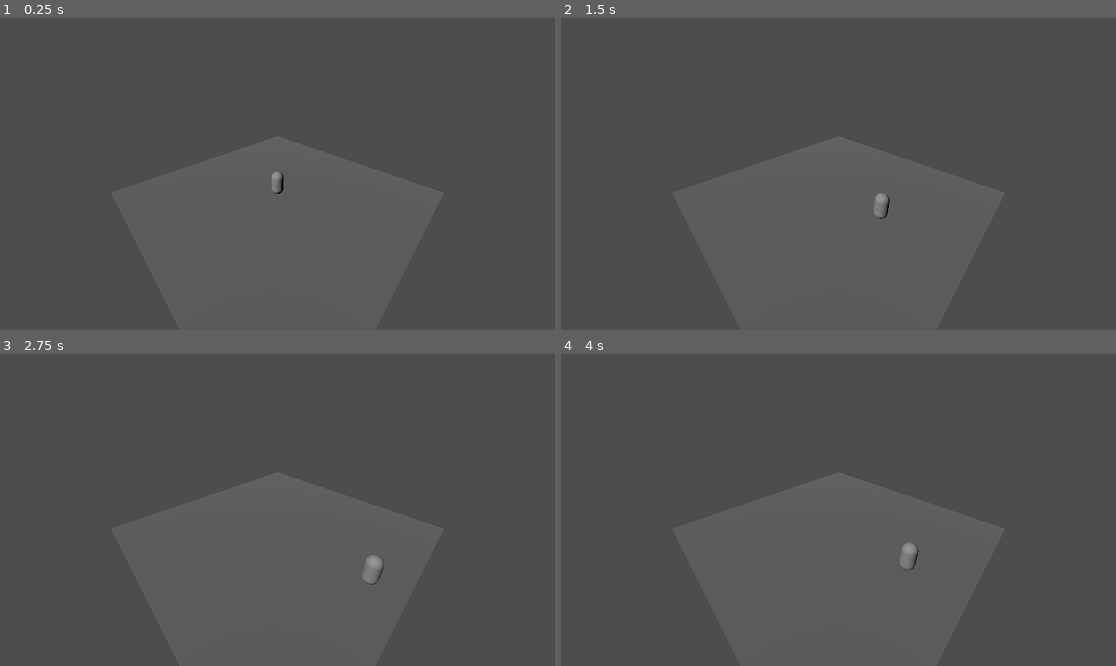
Above: before the commit, frames 1-4 (two rows, left to right).
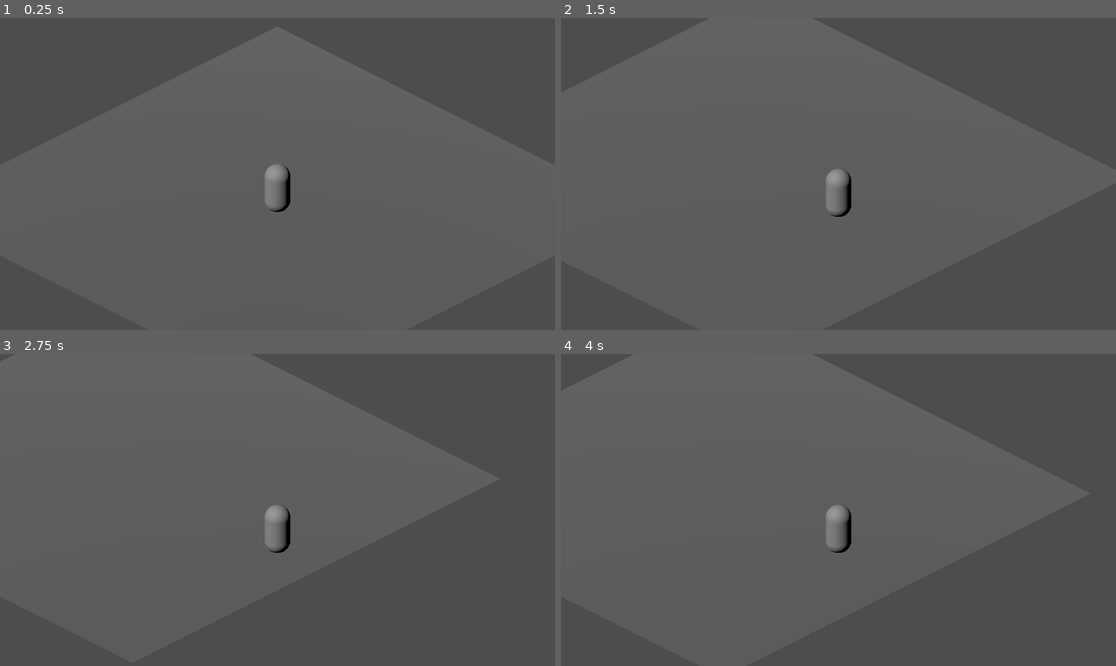
Above: after the commit, the same moments.

Repository: csonger98/ashesofasterion
Game: Godot game, scene res://scenes/test/MovementSandbox.tscn
Two runs of this game, one before a commit and one after it. Both use one fixed random seed, a clock stepped at 60 frames per second and the inputs below.
Inputs (mouse positions are in pixels of both pictures, inside the frame that each line leads up to):
- Up to frame 1 (0.25 s): no input
- Up to frame 2 (1.5 s): tap Enter at 0.5 s; move the mouse to (960, 158) at 0.52 s; hold D (move_right) 0.53-1.25 s; hold Shift 0.53-1.25 s; click (960, 158) at 0.67 s; drag from (727, 189) to (810, 236) at 1.27 s
- Up to frame 3 (2.75 s): tap Space at 2 s; move the mouse to (333, 441) at 2.02 s; hold D (move_right) from 2.03 s (still down); tap Ctrl at 2.1 s
- Up to frame 4 (4 s): release D (move_right) at 2.75 s; drag from (810, 572) to (672, 463) at 2.77 s; tap Enter at 3.5 s; move the mouse to (1005, 556) at 3.52 s; hold A (move_left) from 3.53 s (still down); tap Alt at 3.6 s

The runs differ from the first frame. In frame 1, 0.4% of the frame differs, in the area x 47-53%, y 46-63%; in frame 2, 0.5%; in frame 3, 0.7%, in the area x 47-70%, y 48-74%; in frame 4, 0.6%.

Commit message:
feat(camera): iso orthographic camera with lerp-follow

Diff:
--- a/scenes/actors/Player.tscn
+++ b/scenes/actors/Player.tscn
@@ -1,6 +1,7 @@
-[gd_scene load_steps=4 format=3]
+[gd_scene load_steps=5 format=3]
 
 [ext_resource type="Script" path="res://scripts/actor/PlayerActor.gd" id="1_player_script"]
+[ext_resource type="Script" path="res://scripts/camera/IsoCamera.gd" id="2_iso_camera"]
 
 [sub_resource type="CapsuleMesh" id="CapsuleMesh_player"]
 
@@ -16,3 +17,7 @@
 [node name="Collision" type="CollisionShape3D" parent="."]
 transform = Transform3D(1, 0, 0, 0, 1, 0, 0, 0, 1, 0, 1, 0)
 shape = SubResource("CapsuleShape3D_player")
+
+[node name="IsoCamera" type="Camera3D" parent="."]
+script = ExtResource("2_iso_camera")
+target_path = NodePath("..")
--- a/scenes/test/MovementSandbox.tscn
+++ b/scenes/test/MovementSandbox.tscn
@@ -27,6 +27,3 @@
 shape = SubResource("BoxShape3D_floor")
 
 [node name="Player" parent="." instance=ExtResource("1_player_scene")]
-
-[node name="TempCam" type="Camera3D" parent="."]
-transform = Transform3D(0.707107, -0.353553, 0.612372, 0, 0.866025, 0.5, -0.707107, -0.353553, 0.612372, 10, 10, 10)
--- /dev/null
+++ b/scripts/camera/IsoCamera.gd
@@ -0,0 +1,21 @@
+class_name IsoCamera
+extends Camera3D
+
+@export var target_path: NodePath
+@export var follow_speed: float = 8.0
+@export var offset: Vector3 = Vector3(10.0, 10.0, 10.0)
+
+var _target: Node3D
+
+func _ready() -> void:
+    projection = PROJECTION_ORTHOGONAL
+    size = 12.0
+    rotation_degrees = Vector3(-30.0, 45.0, 0.0)
+    if target_path != NodePath(""):
+        _target = get_node_or_null(target_path) as Node3D
+
+func _process(delta: float) -> void:
+    if _target == null:
+        return
+    var goal := _target.global_position + offset
+    global_position = global_position.lerp(goal, clampf(follow_speed * delta, 0.0, 1.0))
